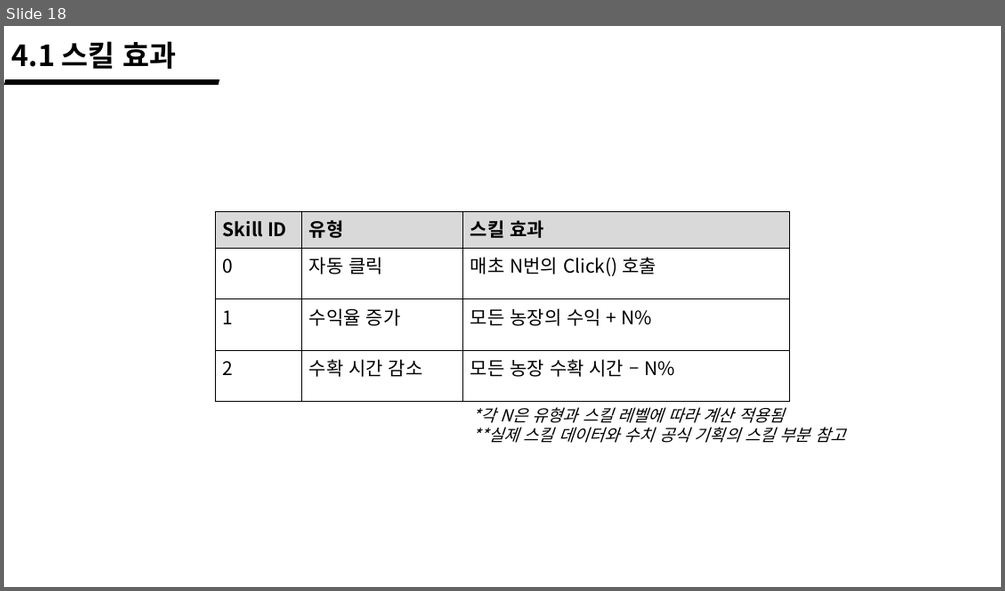
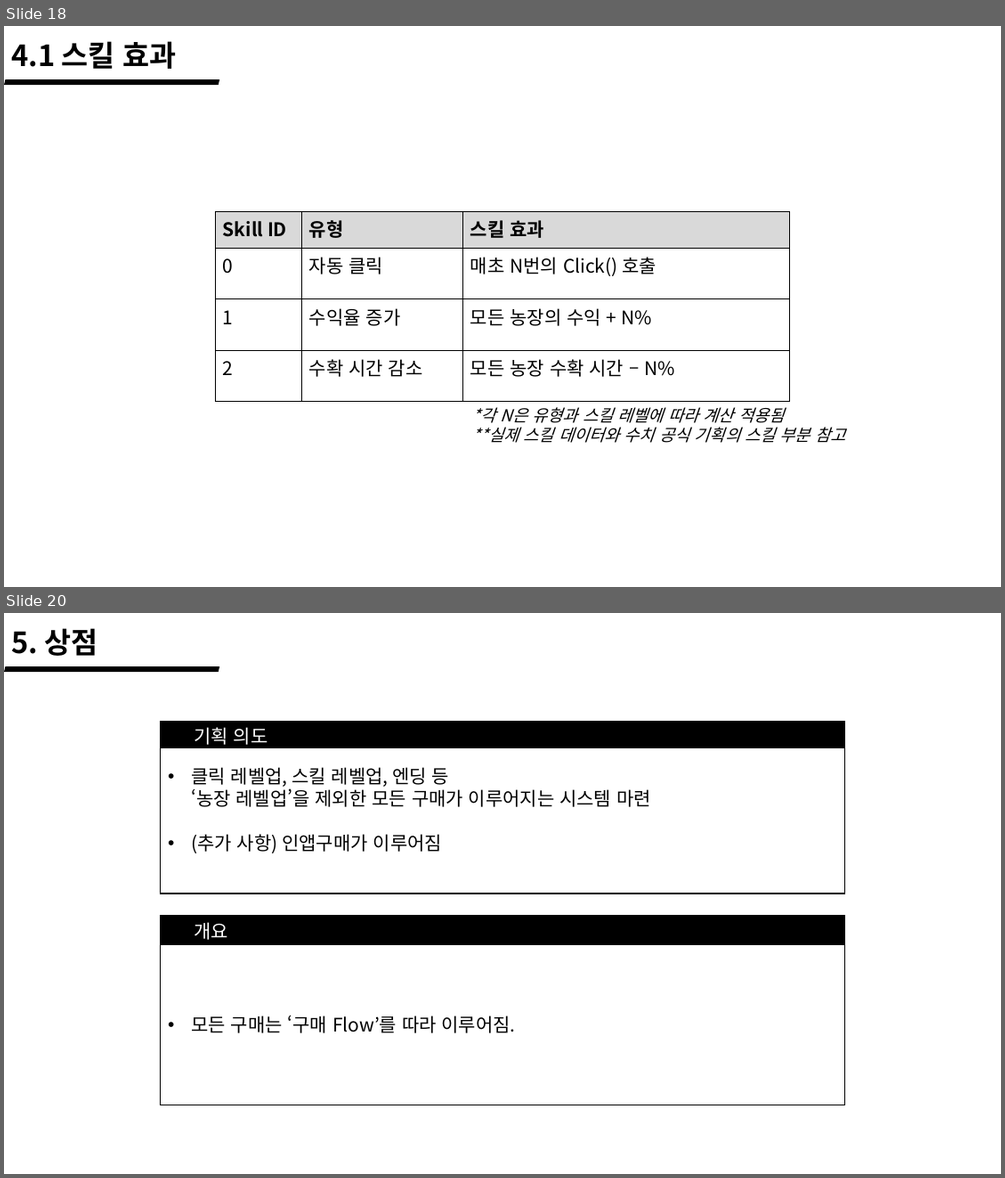
Before and after one commit to wlrud753/CarryCarrot, a slide deck: 기획서/당근키우기 시스템.pptx. Shown one above the other, each under a label of ours: slide 18 before the commit, slides 18 and 20 after it; the slides between them are not shown. The pictures are 1005x591 and 1005x1178 pixels, drawn with LibreOffice and Linux fonts; fonts in the diff are those of the drawing. Boxes give left, top, right and bottom in pixels: in the first picture for what was removed or moved away, otherwise in the second. Text is boxed around its words. In the diff, an @@ line names an element or a change of style, - is before the commit and + after.

```diff
--- a/기획서/당근키우기 시스템.pptx
+++ b/기획서/당근키우기 시스템.pptx
@@ slide 20 added at (4,613,1001,1174), background #FFFFFF @@
@@ text added at (11,628,98,656), 28 pt, text #000000, bold @@
+5. 상점
@@ parallelogram added at (4,666,219,672), fill #000000 @@
@@ rectangle added at (161,722,844,893), fill #000000, outline #000000 1 pt @@
@@ text added at (194,727,268,745), 18 pt, text #FFFFFF @@
+기획 의도
@@ rectangle added at (161,747,844,893), fill #FFFFFF, outline #000000 1 pt, 18 pt, text #000000 @@
+• 클릭 레벨업, 스킬 레벨업, 엔딩 등
+  ‘농장 레벨업’을 제외한 모든 구매가 이루어지는 시스템 마련
+• (추가 사항) 인앱구매가 이루어짐
@@ rectangle added at (161,916,844,1104), fill #000000, outline #000000 1 pt @@
@@ text added at (194,922,228,940), 18 pt, text #FFFFFF @@
+개요
@@ rectangle added at (161,945,844,1104), fill #FFFFFF, outline #000000 1 pt, 18 pt, text #000000 @@
+• 모든 구매는 ‘구매 Flow’를 따라 이루어짐.
```
Also in this commit, not shown: 4 slides changed, 1 other slide added, 1 other file.
